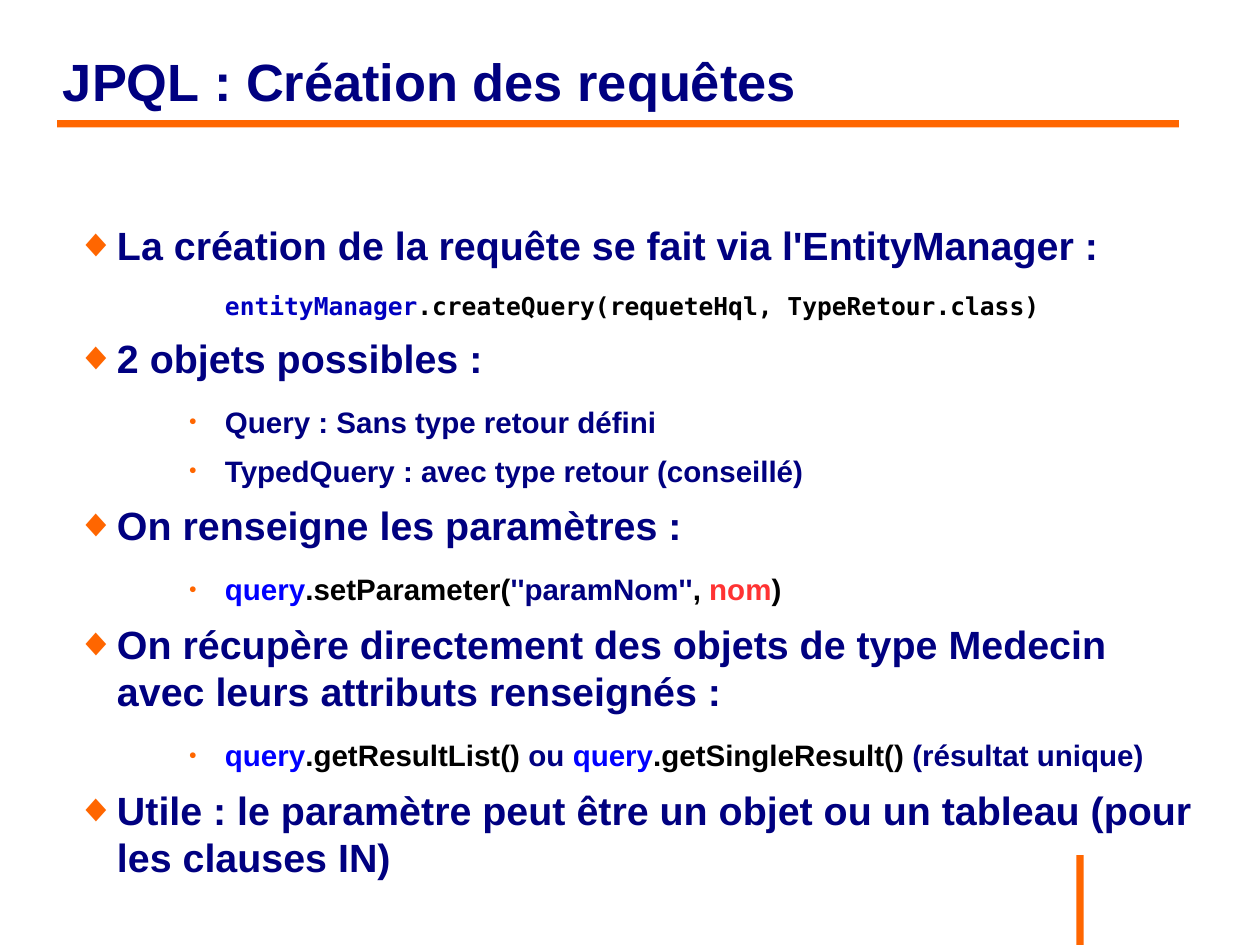
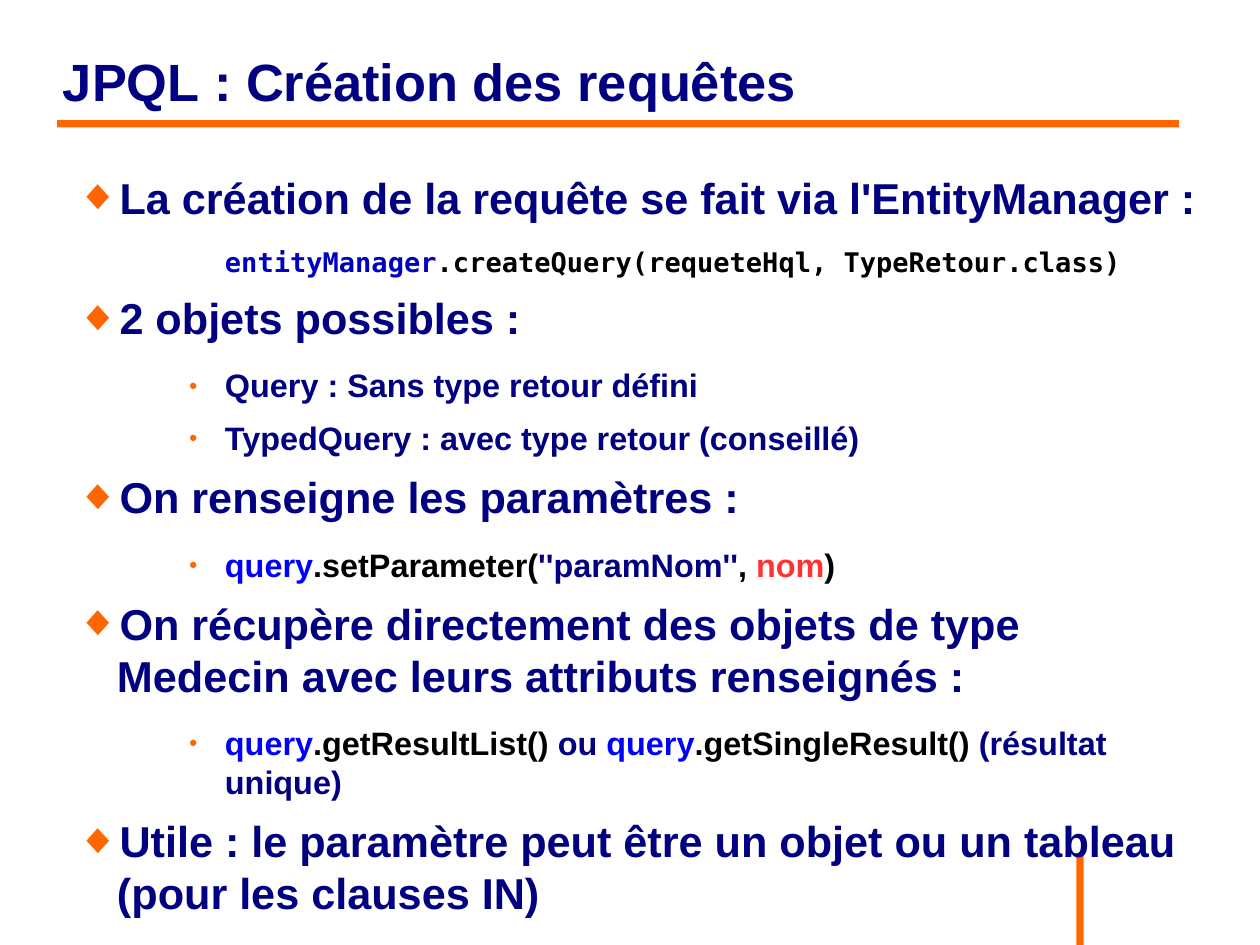
Before and after one commit to philphils/formation-hibernate-basique, a slide deck: slide 120 of Documentation/diapo_formation_hibernate.odp (slide 118 before the commit). Drawn at 1260x945 pixels with LibreOffice and Linux fonts; fonts in the diff are those of the drawing; background and template pictures are left out. Boxes give left, top, right and bottom in pixels: in the first picture for what was removed or moved away, otherwise in the second. Text is boxed around its words. In the diff, an @@ line names an element or a change of style, - is before the commit and + after.

```diff
--- a/Documentation/diapo_formation_hibernate.odp
+++ b/Documentation/diapo_formation_hibernate.odp
@@ text "La création de la requête ...": place and size @@
-text "La création de la requête ..." at [117, 230, 1192, 880]
+text "La création de la requête ..." at [117, 181, 1175, 917]
@@ text "La création de la requête ..." at [117, 181, 1175, 917]: size 24.8 to 27.2 pt in "La création de la requête se fait ...", "2 objets possibles :", "On renseigne les paramètres :", "On récupère directement des objets de type ..." and 1 more places; size 15.5 to 17 pt in "entityManager.createQuery(requeteHql, TypeRetour.class)"; size 18.6 to 20.4 pt in "Query : Sans type retour défini", "TypedQuery : avec type retour (conseillé)", "query.setParameter(''paramNom'', nom)", "query.getResultList() ou query.getSingleResult() (résultat u ..." @@
```
Also in this commit, not shown: 21 other slides changed, 2 slides added.
